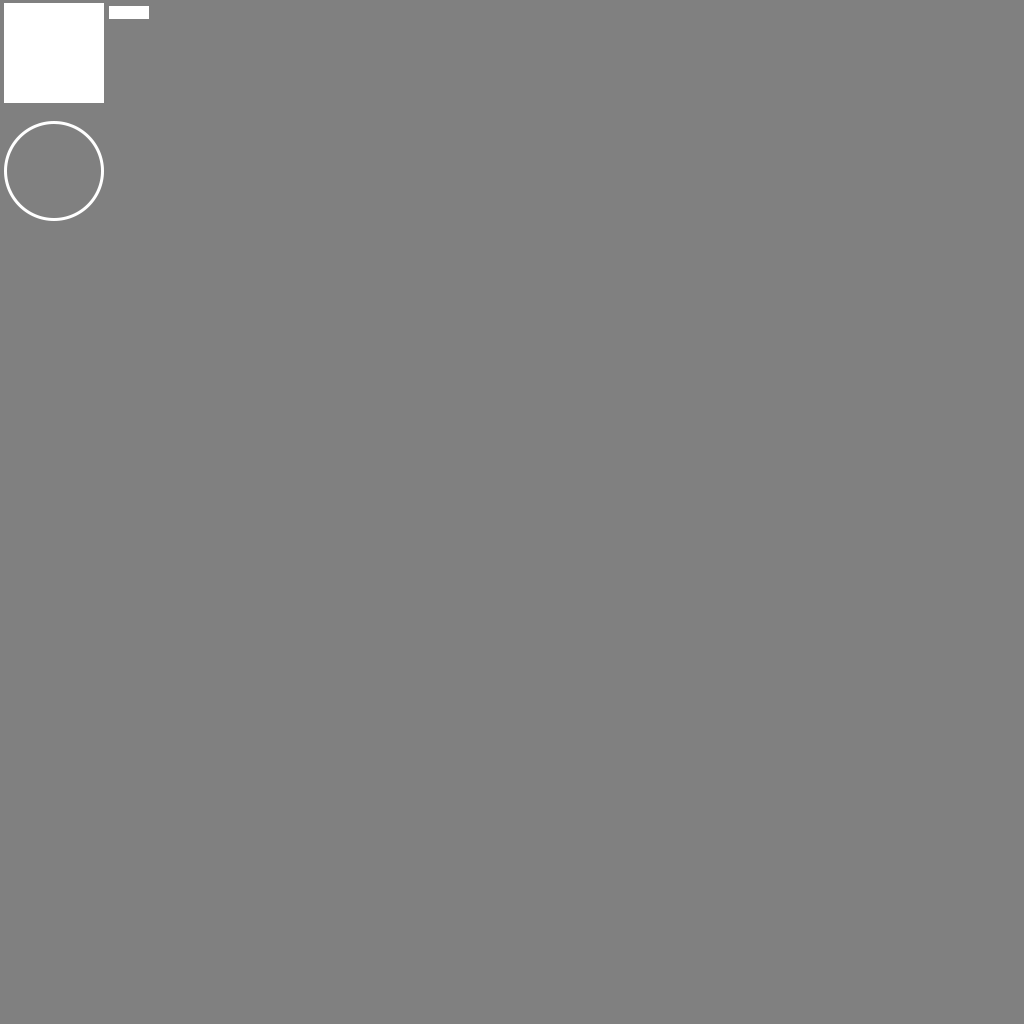
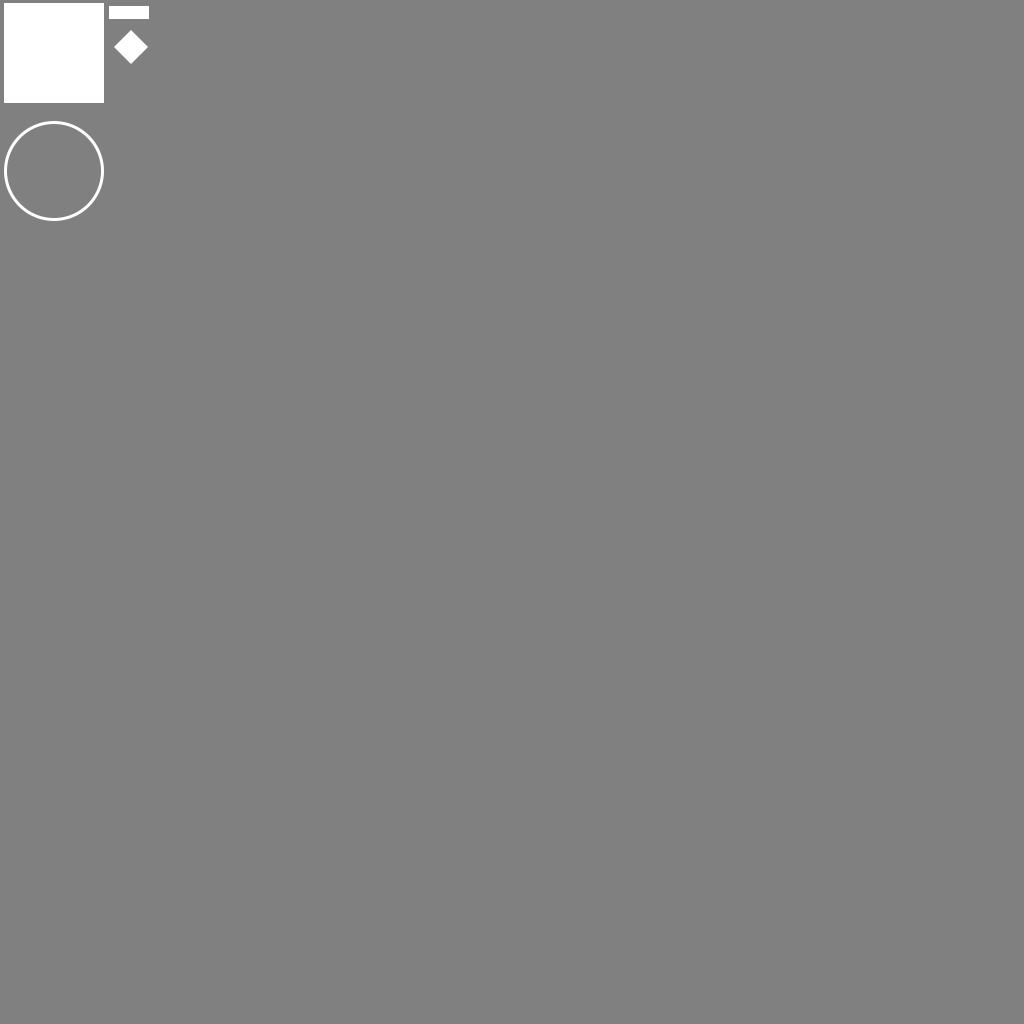
Comparing the layer stacks of the two 1024 × 1024 images. Changes:
added layer "矩形 1 拷贝" above "矩形 1" over [114, 30, 148, 64]
